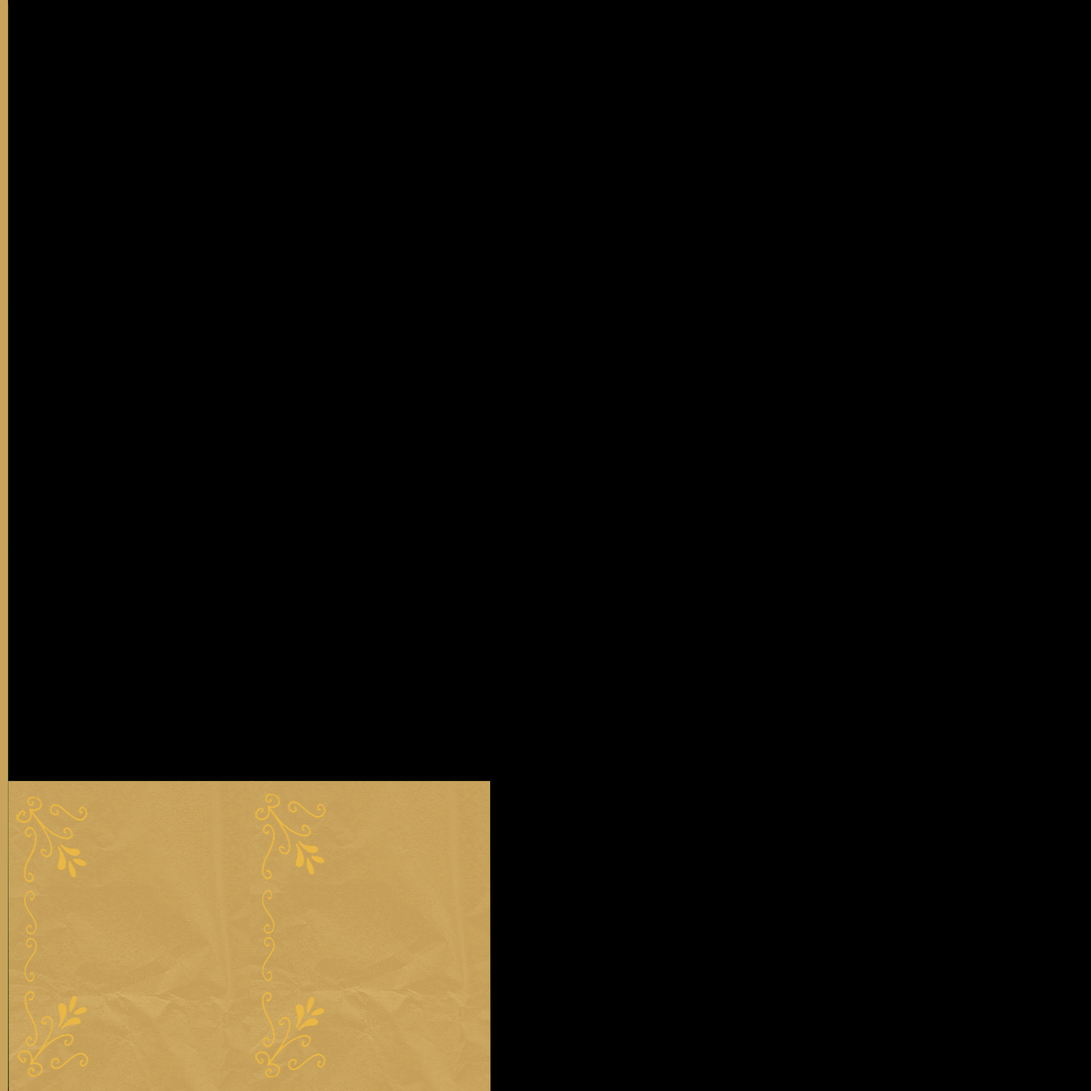
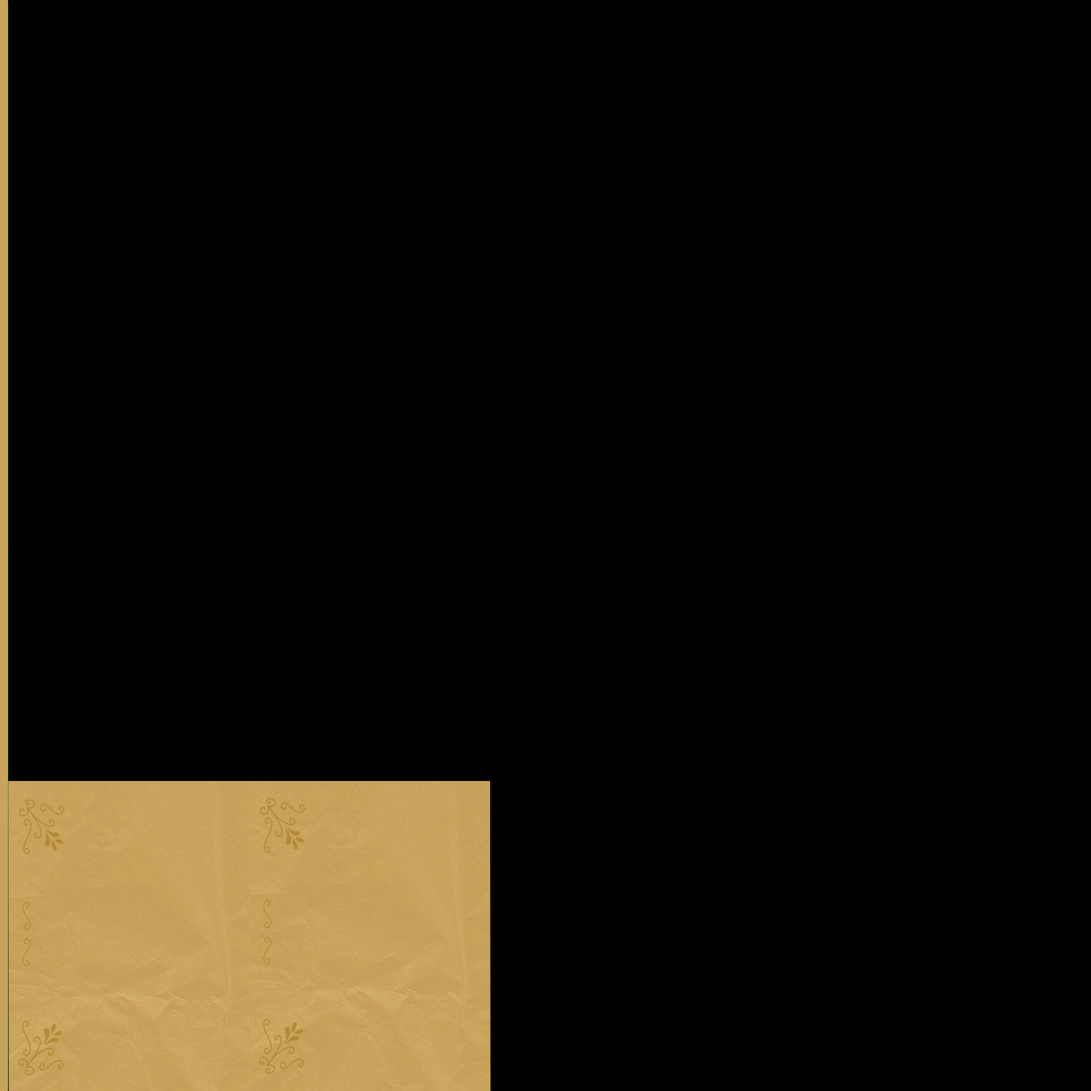
Two versions of the same layered image (w=1091, h=1091). Layer-by-layer changes:
added layer "Calque 4" above "Calque 3" over [259, 798, 306, 1075]
added layer "Calque 3" above "Calque 2" over [18, 799, 66, 1077]
hid "Luminosité/Contraste 3" over [15, 794, 327, 1079]
